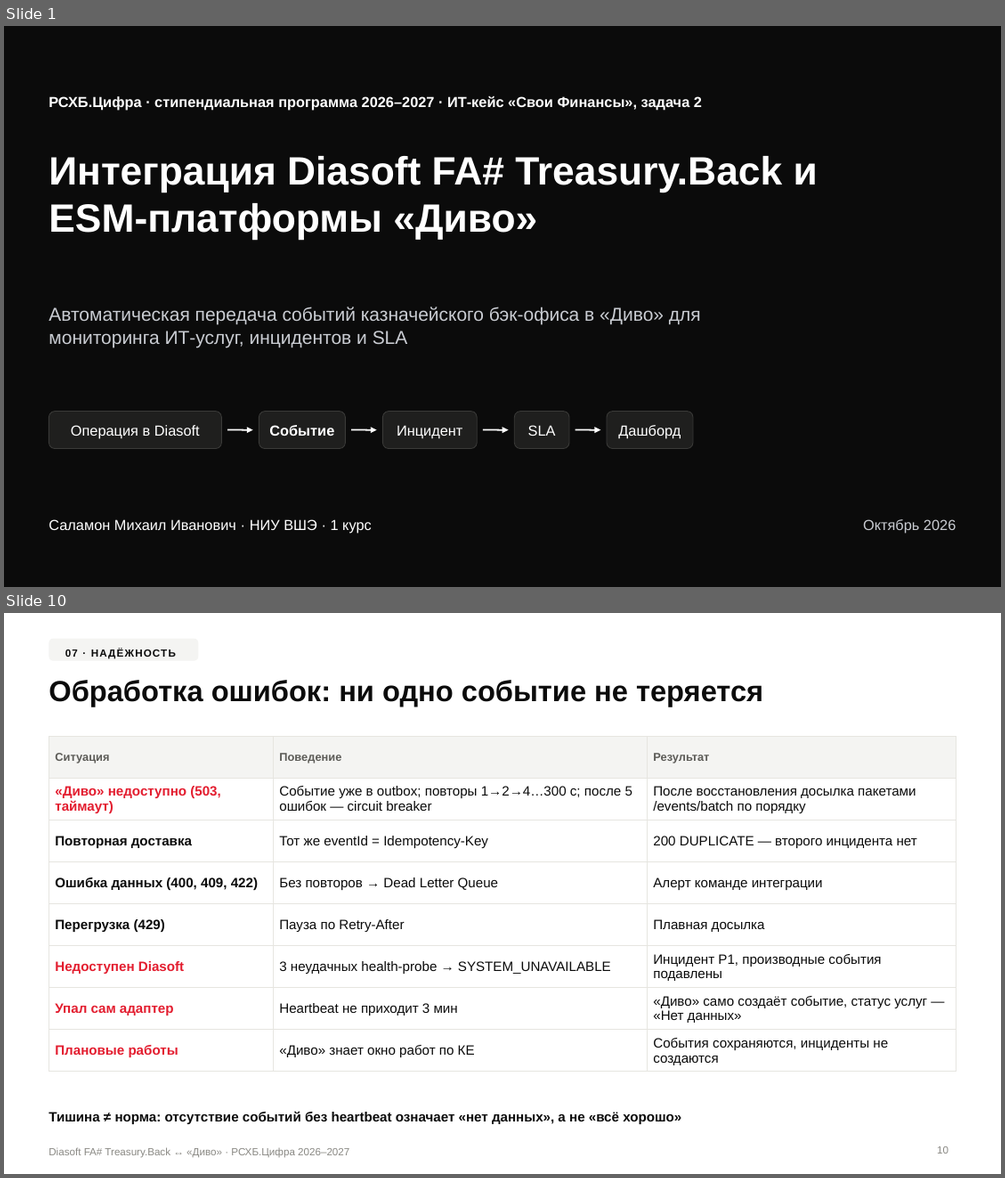
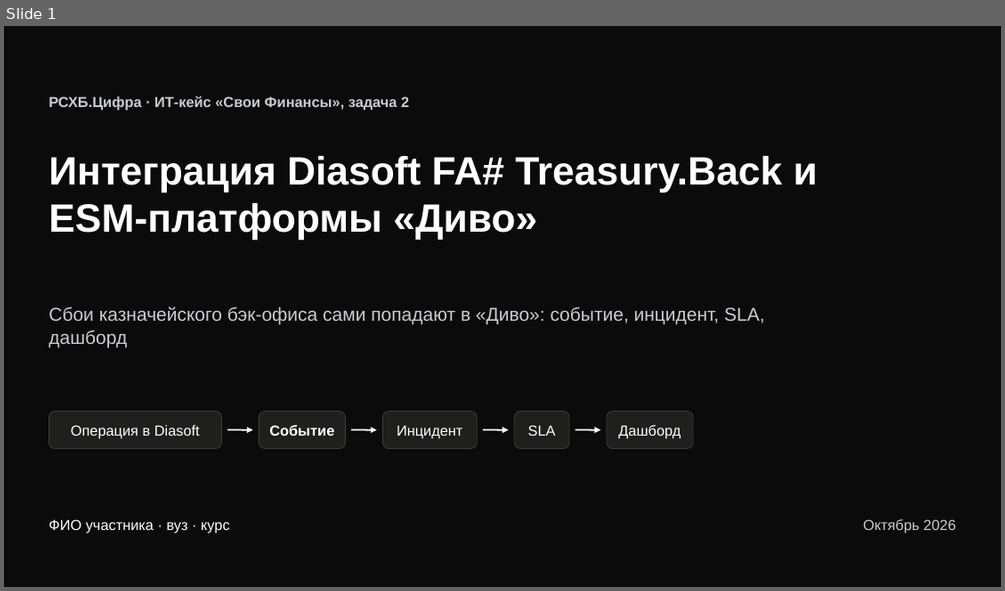
Before and after one commit to schierketsu/rshb, a slide deck: presentation/Diasoft-Divo-integration.pptx. Shown one above the other, each under a label of ours: slides 1 and 10 before the commit, slide 1 after it; the slides between them are not shown. The pictures are 1005x1178 and 1005x591 pixels, drawn with LibreOffice and Linux fonts; fonts in the diff are those of the drawing. Boxes give left, top, right and bottom in pixels: in the first picture for what was removed or moved away, otherwise in the second. Text is boxed around its words. In the diff, an @@ line names an element or a change of style, - is before the commit and + after.

```diff
--- a/presentation/Diasoft-Divo-integration.pptx
+++ b/presentation/Diasoft-Divo-integration.pptx
@@ slide 10 removed at (4, 613, 1001, 1174), background #FFFFFF @@
@@ rounded rectangle removed at (48, 639, 198, 661) @@
-07 · НАДЁЖНОСТЬ
@@ title removed at (48, 680, 763, 706) @@
-Обработка ошибок: ни одно событие не теряется
@@ table removed at (48, 737, 956, 1069), 8 rows, 3 columns @@
-Ситуация | Поведение | Результат
-«Диво» недоступно (503, таймаут) | Событие уже в outbox; повторы 1→2→4…300 с; после 5 ошибок — circuit breaker | После восстановления досылка пакетами /events/batch по порядку
-Повторная доставка | Тот же eventId = Idempotency-Key | 200 DUPLICATE — второго инцидента нет
-Ошибка данных (400, 409, 422) | Без повторов → Dead Letter Queue | Алерт команде интеграции
-Перегрузка (429) | Пауза по Retry-After | Плавная досылка
-Недоступен Diasoft | 3 неудачных health-probe → SYSTEM_UNAVAILABLE | Инцидент P1, производные события подавлены
-Упал сам адаптер | Heartbeat не приходит 3 мин | «Диво» само создаёт событие, статус услуг — «Нет данных»
-Плановые работы | «Диво» знает окно работ по КЕ | События сохраняются, инциденты не создаются
@@ text removed at (48, 1111, 681, 1124) @@
-Тишина ≠ норма: отсутствие событий без heartbeat означает «нет данных», а не «всё хорошо»
@@ page number removed at (937, 1146, 948, 1153) @@
-10
@@ text removed at (48, 1147, 349, 1158) @@
-Diasoft FA# Treasury.Back ↔ «Диво» · РСХБ.Цифра 2026–2027
@@ slide 1 changed as well @@
@@ text at (48, 96, 409, 111): text changed; text colour #FFFFFF to #C9CCD2 @@
-РСХБ.Цифра · стипендиальная программа 2026–2027 · ИТ-кейс «Свои Финансы», задача 2
+РСХБ.Цифра · ИТ-кейс «Свои Финансы», задача 2
@@ text at (48, 306, 764, 347): text changed @@
-Автоматическая передача событий казначейского бэк-офиса в «Диво» для мониторинга ИТ-услуг, инцидентов и SLA
+Сбои казначейского бэк-офиса сами попадают в «Диво»: событие, инцидент, SLA, дашборд
@@ text at (48, 519, 230, 533): text changed @@
-Саламон Михаил Иванович · НИУ ВШЭ · 1 курс
+ФИО участника · вуз · курс
```
Also in this commit, not shown: 5 other slides changed, 11 slides added, 16 other slides removed, 9 other files.
